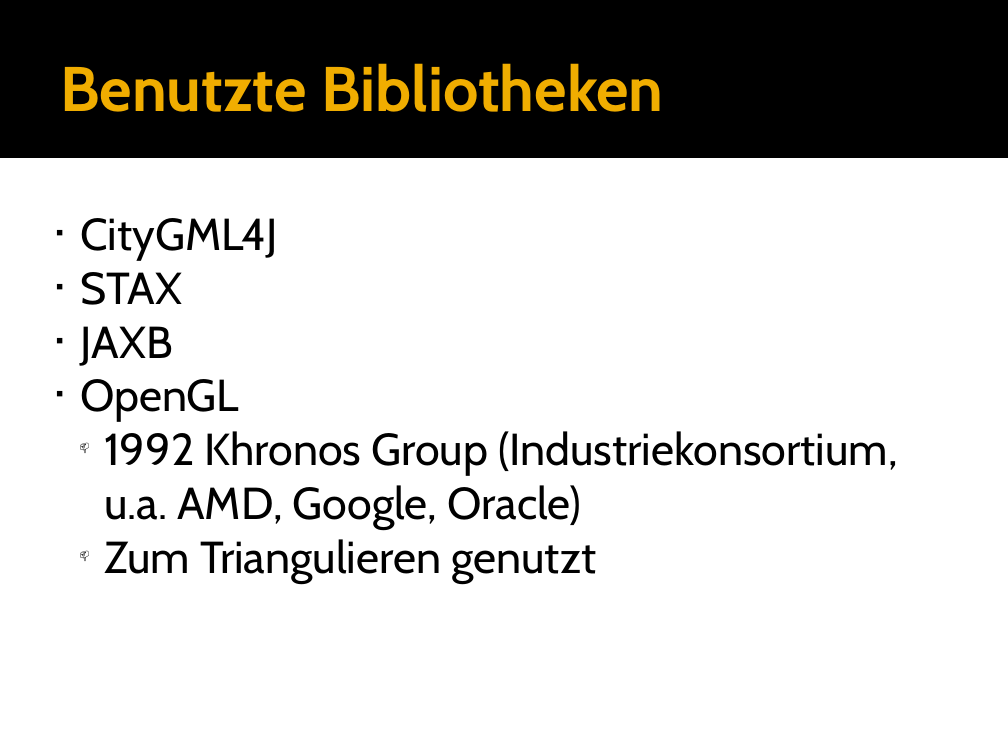
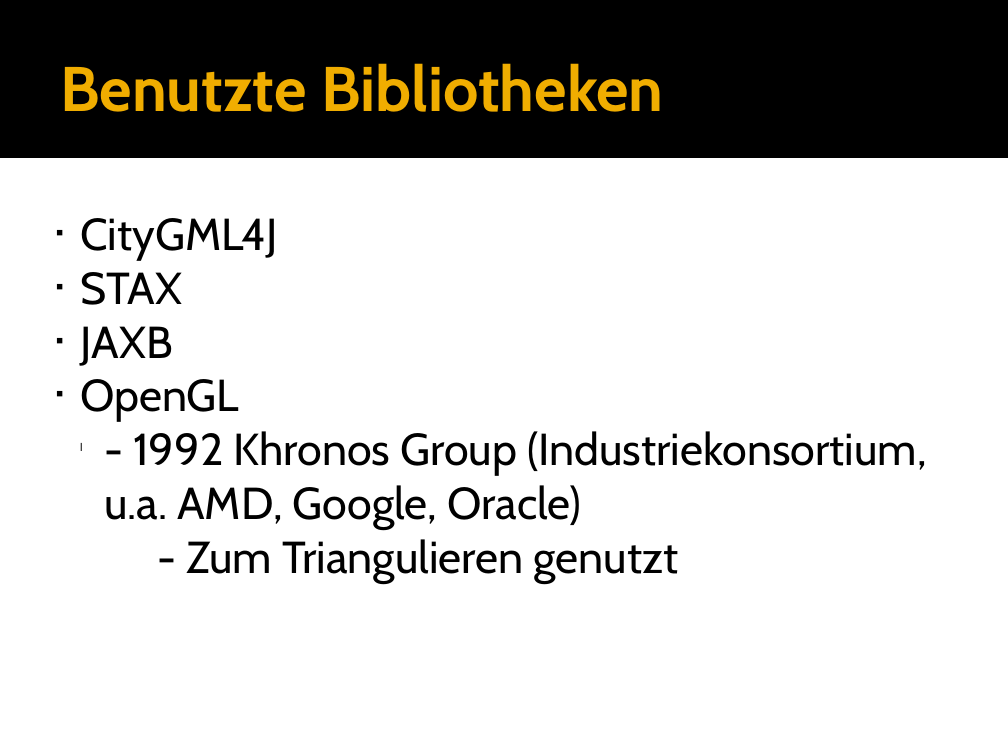
Before and after one commit to hft-swp/stuff, a slide deck: slide 6 of doku/Parser/Frank.pptx (slide 5 before the commit). Drawn at 1008x756 pixels with LibreOffice and Linux fonts; fonts in the diff are those of the drawing. Boxes give left, top, right and bottom in pixels: in the first picture for what was removed or moved away, otherwise in the second. Text is boxed around its words. In the diff, an @@ line names an element or a change of style, - is before the commit and + after.

```diff
--- a/doku/Parser/Frank.pptx
+++ b/doku/Parser/Frank.pptx
@@ text at bbox=[104, 431, 926, 583]: text changed @@
-  📫 1992 Khronos Group (Industriekonsortium, u.a. AMD, Google, Oracle)
-  📫 Zum Triangulieren genutzt
+  l - 1992 Khronos Group (Industriekonsortium, u.a. AMD, Google, Oracle)
+- Zum Triangulieren genutzt
```
Also in this commit, not shown: 7 other slides changed, 2 slides added, 1 slide removed, 1 other file.
